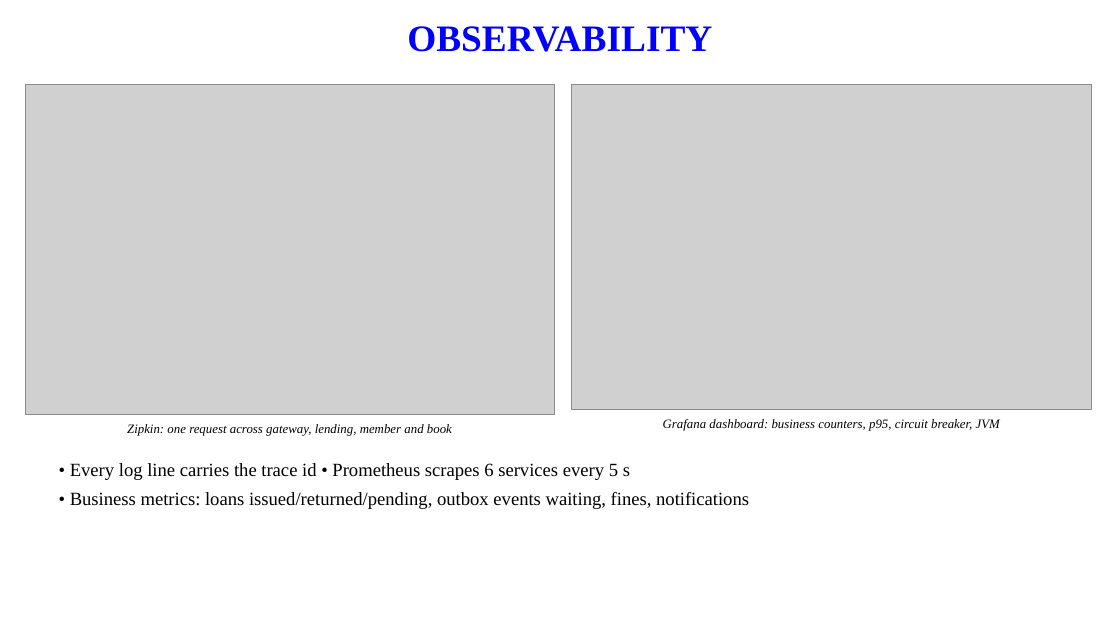
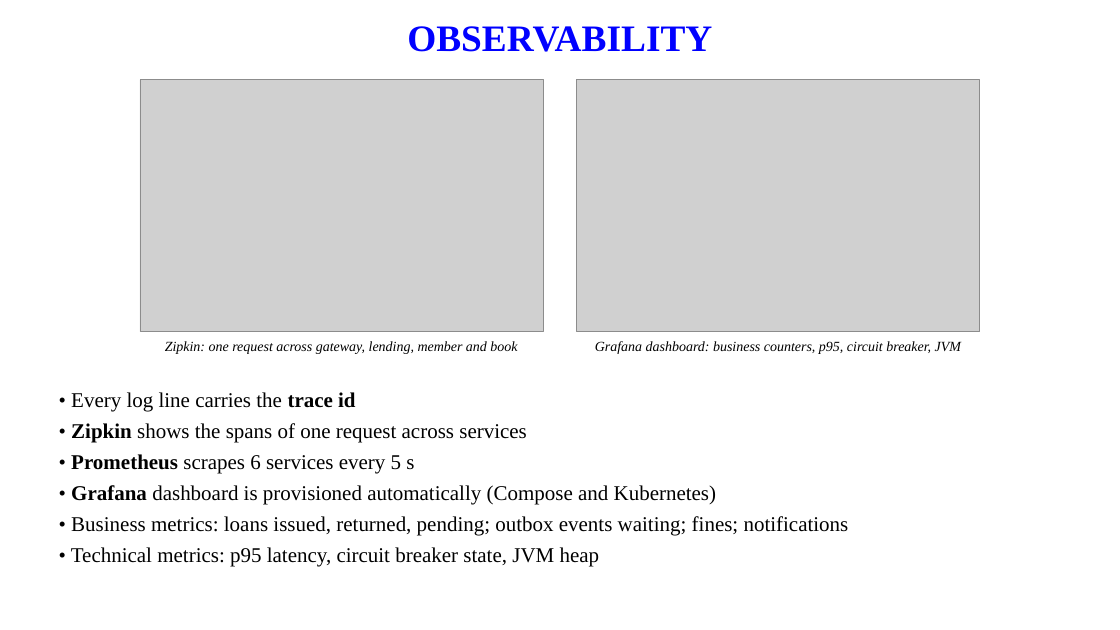
Before and after one commit to manasakrishnakumar/Online-library-management-system, a slide deck: slide 15 of report/Online_Library_Management_System_Presentation.pptx. Drawn at 1120x630 pixels with LibreOffice and Linux fonts; fonts in the diff are those of the drawing; grey boxes stand for pictures; background and template pictures are left out. Boxes give left, top, right and bottom in pixels: in the first picture for what was removed or moved away, otherwise in the second. Text is boxed around its words. In the diff, an @@ line names an element or a change of style, - is before the commit and + after.

```diff
--- a/report/Online_Library_Management_System_Presentation.pptx
+++ b/report/Online_Library_Management_System_Presentation.pptx
@@ picture: place and size @@
-picture at <box>25,84,555,415</box>
+picture at <box>140,80,544,332</box>
@@ picture: place and size @@
-picture at <box>571,84,1092,410</box>
+picture at <box>577,80,981,332</box>
@@ text "Zipkin: one request across gateway, ..." at <box>165,341,517,354</box>: size 11 to 12 pt @@
@@ text "Zipkin: one request across gateway, ...": place and size @@
-text "Zipkin: one request across gateway, ..." at <box>127,424,452,436</box>
+text "Zipkin: one request across gateway, ..." at <box>165,341,517,354</box>
@@ text "Grafana dashboard: business counters, p95, ...": place and size @@
-text "Grafana dashboard: business counters, p95, ..." at <box>663,419,1000,431</box>
+text "Grafana dashboard: business counters, p95, ..." at <box>595,341,961,354</box>
@@ text "Grafana dashboard: business counters, p95, ..." at <box>595,341,961,354</box>: size 11 to 12 pt @@
@@ text at <box>71,392,849,567</box>: text changed; size 16 to 18 pt @@
-• Every log line carries the trace id • Prometheus scrapes 6 services every 5 s
-• Business metrics: loans issued/returned/pending, outbox events waiting, fines, notifications
+• Every log line carries the trace id
+• Zipkin shows the spans of one request across services
+• Prometheus scrapes 6 services every 5 s
+• Grafana dashboard is provisioned automatically (Compose and Kubernetes)
+• Business metrics: loans issued, returned, pending; outbox events waiting; fines; notifications
+• Technical metrics: p95 latency, circuit breaker state, JVM heap
```
Also in this commit, not shown: 17 other slides changed, 1 slide added, 1 slide removed, 11 other files.
